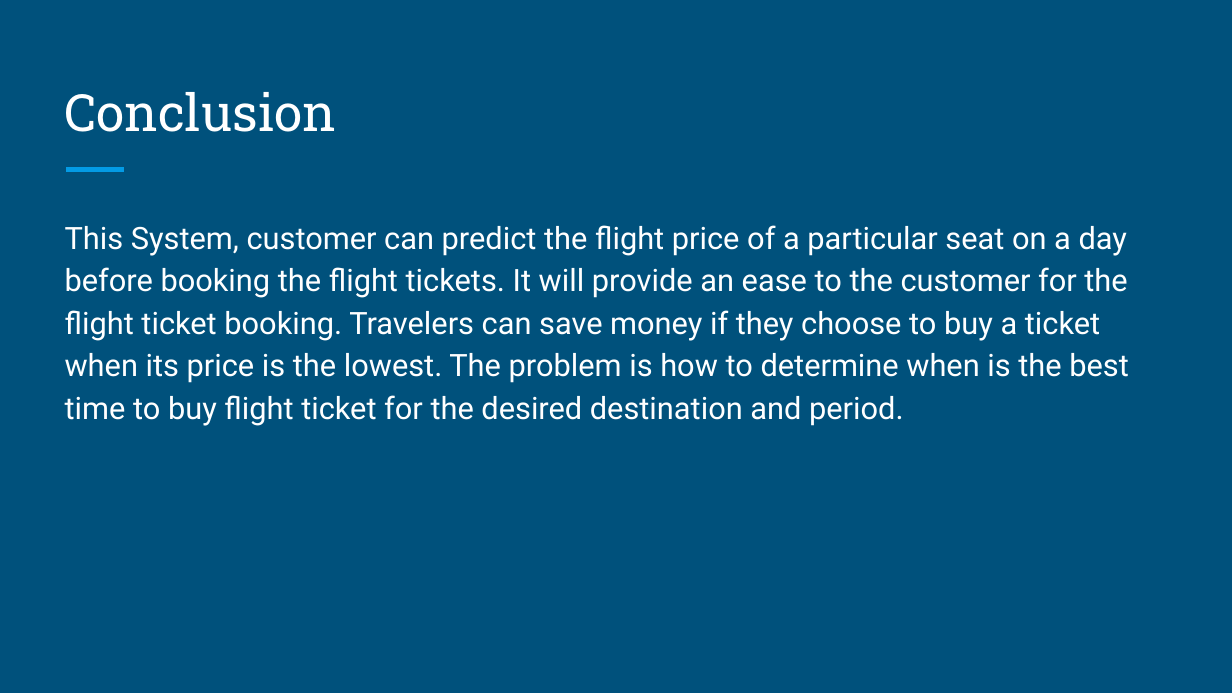
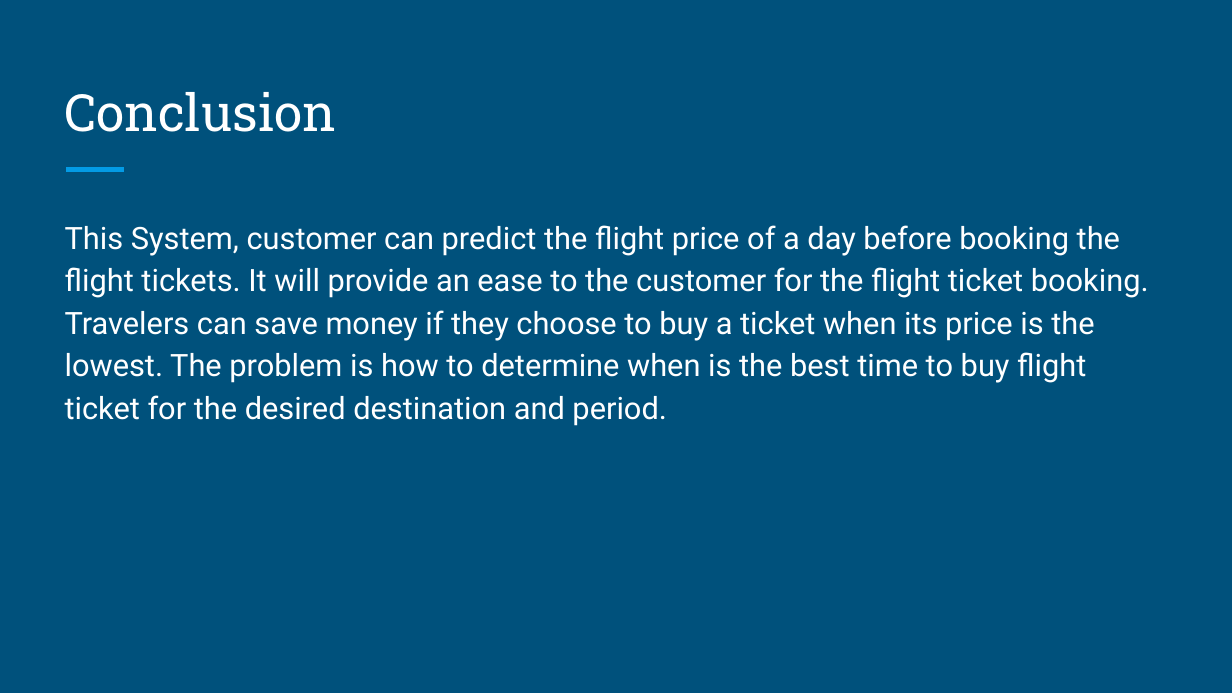
Before and after one commit to vkshirley/flightprice-ML, a slide deck: slide 7 of Project PPT-Final .pptx (slide 6 before the commit). Drawn at 1232x693 pixels with LibreOffice and Linux fonts; fonts in the diff are those of the drawing. Boxes give left, top, right and bottom in pixels: in the first picture for what was removed or moved away, otherwise in the second. Text is boxed around its words. In the diff, an @@ line names an element or a change of style, - is before the commit and + after.

```diff
--- a/Project PPT-Final .pptx
+++ b/Project PPT-Final .pptx
@@ text at (65,225,1149,426): text changed @@
-This System, customer can predict the flight price of a particular seat on a day before booking the flight tickets. It will provide an ease to the customer for the flight ticket booking. Travelers can save money if they choose to buy a ticket when its price is the lowest. The problem is how to determine when is the best time to buy flight ticket for the desired destination and period.
+This System, customer can predict the flight price of a day before booking the flight tickets. It will provide an ease to the customer for the flight ticket booking. Travelers can save money if they choose to buy a ticket when its price is the lowest. The problem is how to determine when is the best time to buy flight ticket for the desired destination and period.
```
Also in this commit, not shown: 2 slides added, 1 slide removed, 2 other files.
